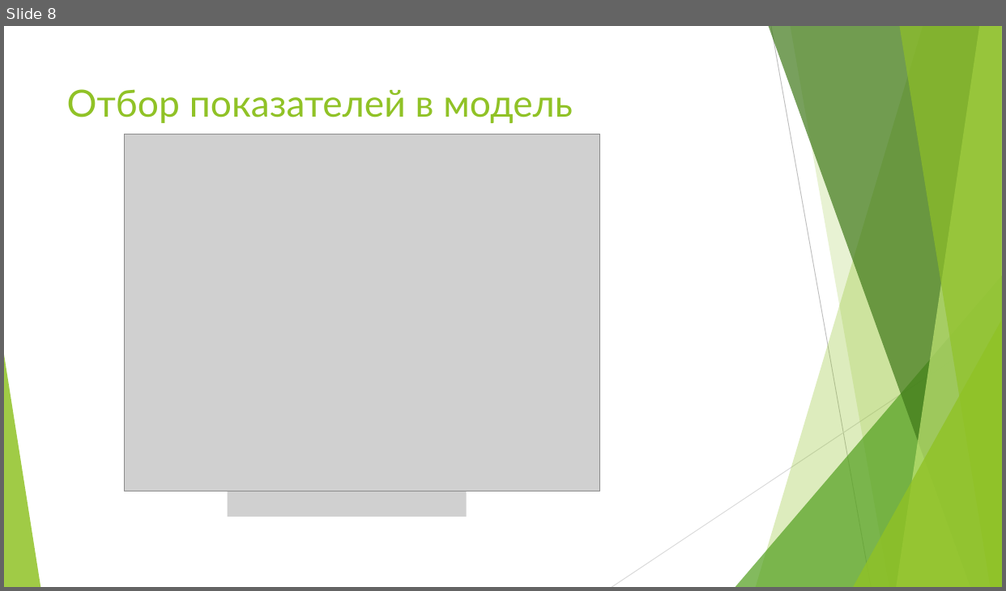
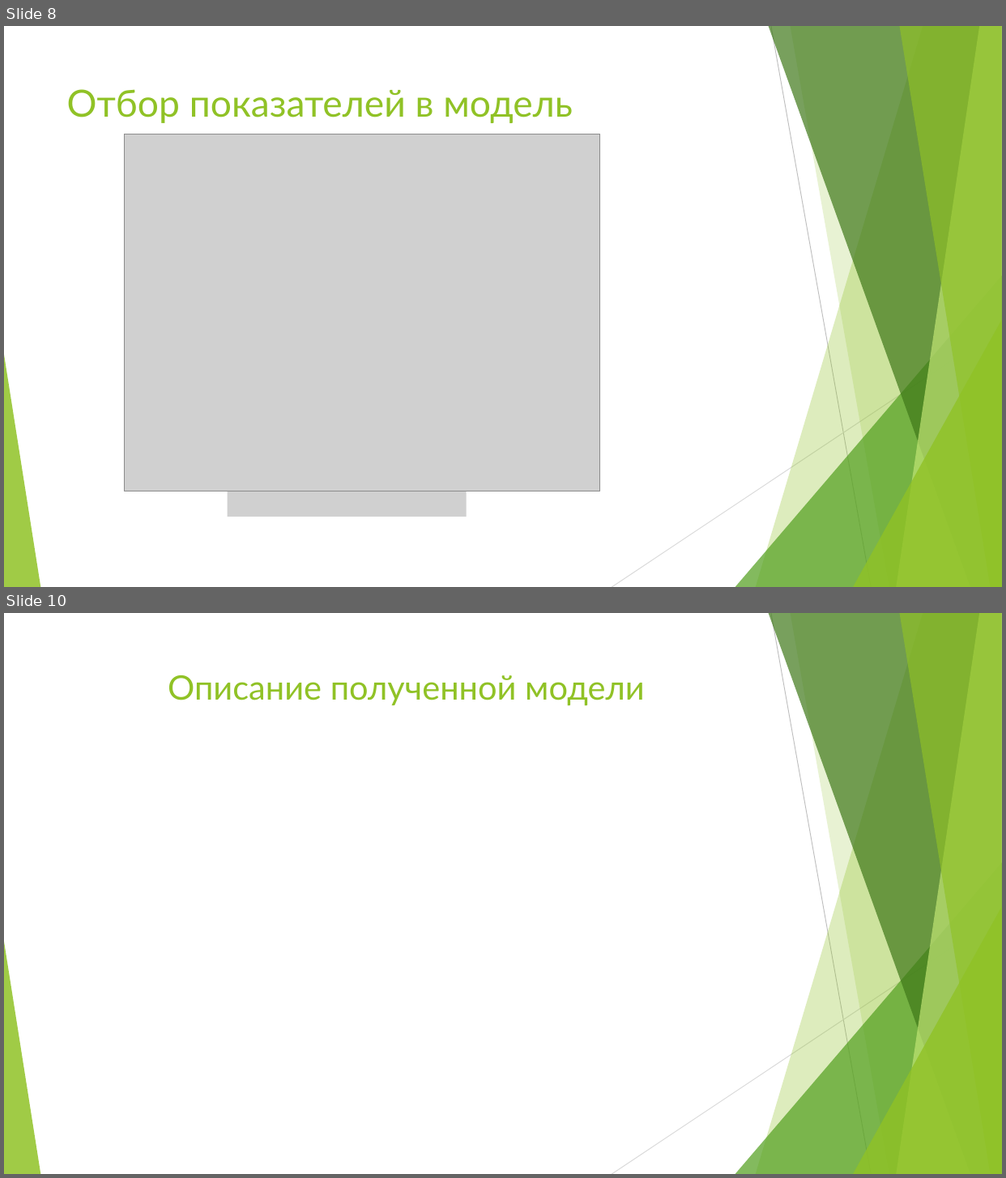
Before and after one commit to Dranikf/diplom_project, a slide deck: defence/презентация защита работы.pptx. Shown one above the other, each under a label of ours: slide 8 before the commit, slides 8 and 10 after it; the slides between them are not shown. The pictures are 1006x591 and 1006x1178 pixels, drawn with LibreOffice and Linux fonts; fonts in the diff are those of the drawing; grey boxes stand for pictures. Boxes give left, top, right and bottom in pixels: in the first picture for what was removed or moved away, otherwise in the second. Text is boxed around its words. In the diff, an @@ line names an element or a change of style, - is before the commit and + after.

Commit message:
нужно более детальное описание данных на построение

```diff
--- a/defence/презентация защита работы.pptx
+++ b/defence/презентация защита работы.pptx
@@ slide 10 added at (4,613,1002,1174), background #FFFFFF; not listed: 10 template elements that a slide beside it also shows @@
@@ title added at (168,675,645,706), 32.4 pt, text #90C226 @@
+Описание полученной модели
```
Also in this commit, not shown: 1 slide changed, 2 other slides added, 1 slide removed, 2 other files.
